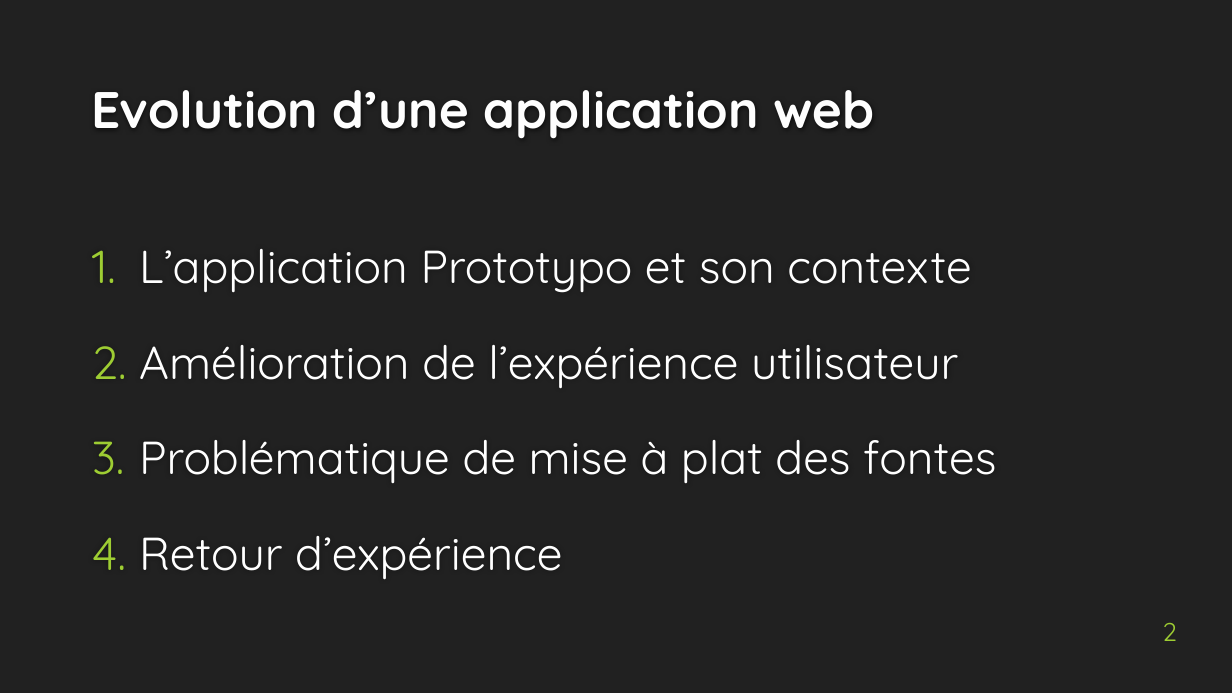
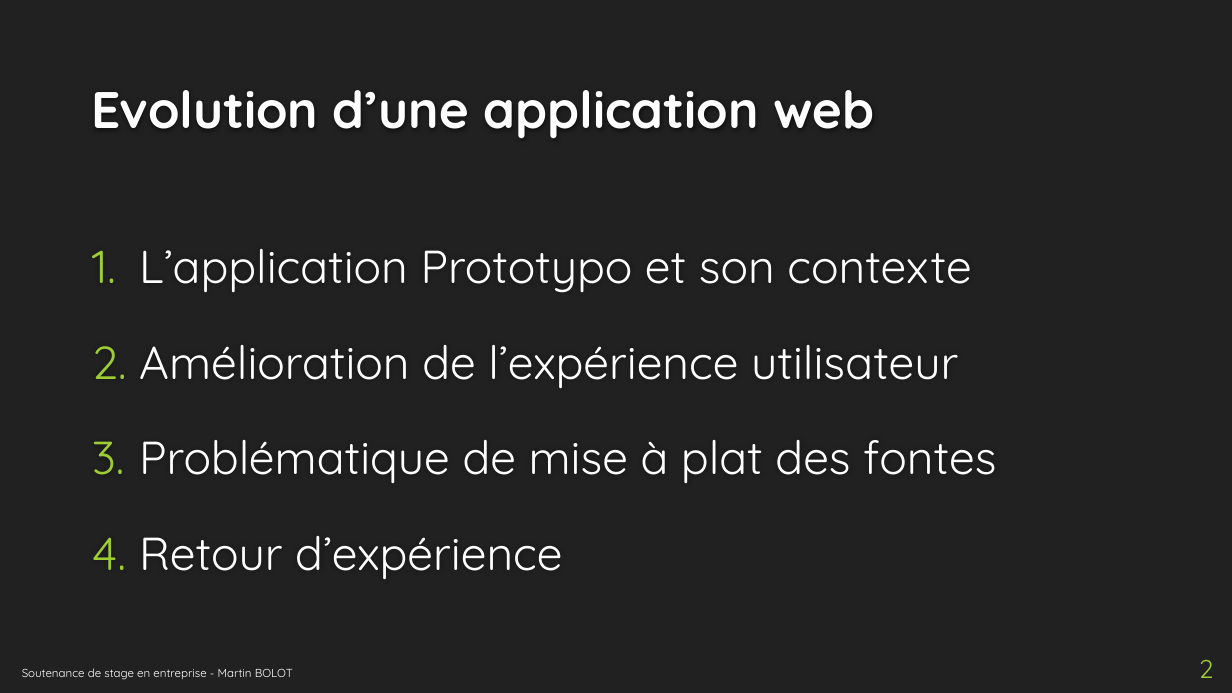
Before and after one commit to MartinBolot/Cours-IUT-Lyon1, a slide deck: slide 2 of Stage/Soutenance/presentation_soutenance.pptx. Drawn at 1232x693 pixels with LibreOffice and Linux fonts; fonts in the diff are those of the drawing; background and template pictures are left out. Boxes give left, top, right and bottom in pixels: in the first picture for what was removed or moved away, otherwise in the second. Text is boxed around its words. In the diff, an @@ line names an element or a change of style, - is before the commit and + after.

Commit message:
avancee soutenance

```diff
--- a/Stage/Soutenance/presentation_soutenance.pptx
+++ b/Stage/Soutenance/presentation_soutenance.pptx
@@ page number: place and size @@
-page number at box(1162, 623, 1177, 641)
+page number at box(1199, 660, 1214, 678)
@@ text added at box(22, 668, 293, 680), 9 pt, text #FFFFFF @@
+Soutenance de stage en entreprise - Martin BOLOT
```
Also in this commit, not shown: 10 other slides changed, 1 other file.
